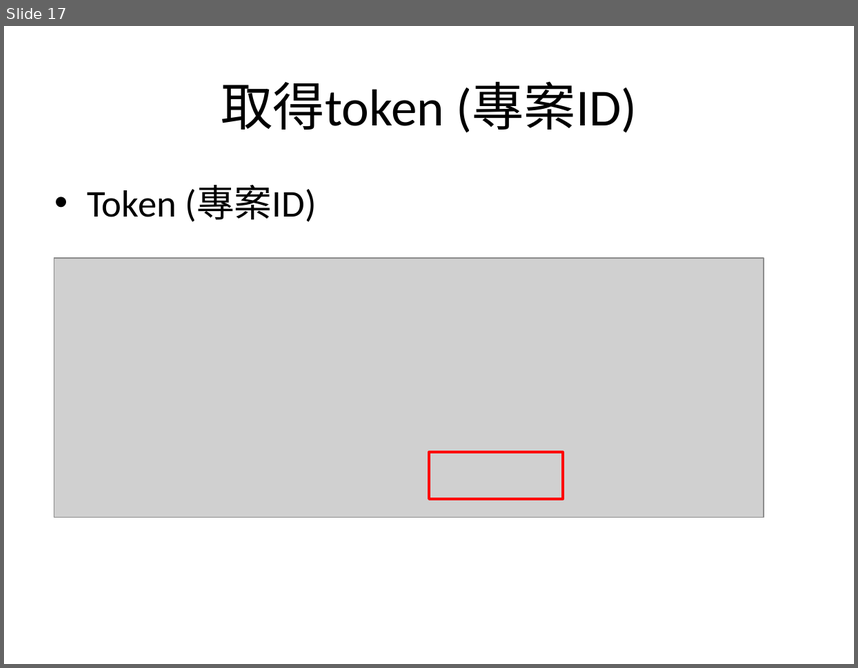
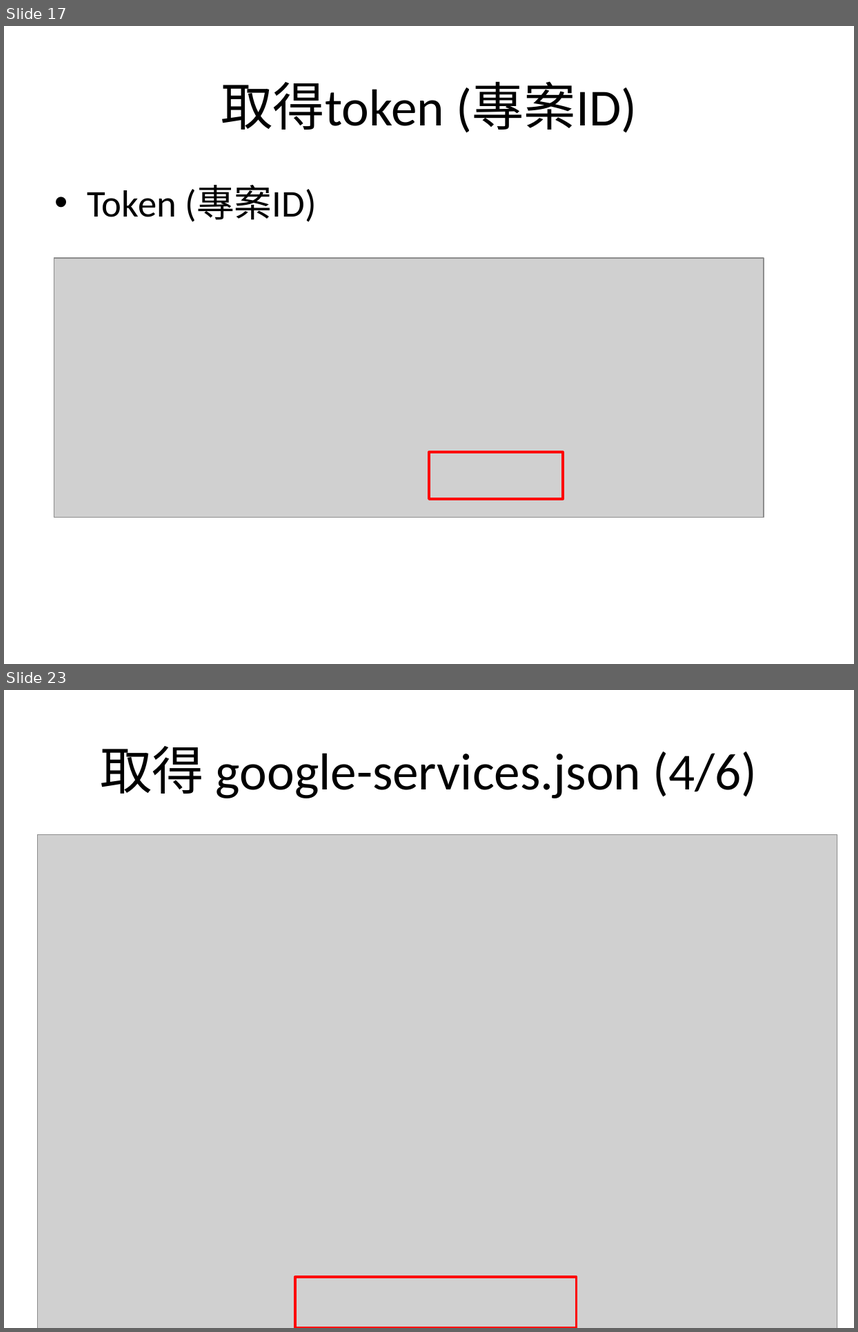
Before and after one commit to sonnyshih/AndroidDemoSample, a slide deck: CustomerUIDemo/GCM instruction.pptx. Shown one above the other, each under a label of ours: slide 17 before the commit, slides 17 and 23 after it; the slides between them are not shown. The pictures are 858x668 and 858x1332 pixels, drawn with LibreOffice and Linux fonts; fonts in the diff are those of the drawing; grey boxes stand for pictures. Boxes give left, top, right and bottom in pixels: in the first picture for what was removed or moved away, otherwise in the second. Text is boxed around its words. In the diff, an @@ line names an element or a change of style, - is before the commit and + after.

```diff
--- a/CustomerUIDemo/GCM instruction.pptx
+++ b/CustomerUIDemo/GCM instruction.pptx
@@ slide 23 added at [4,690,854,1328], background #FFFFFF @@
@@ title added at [100,746,757,798], 44 pt, text #000000 @@
+取得 google-services.json (4/6)
@@ picture added at [37,834,837,1328] @@
@@ rectangle added at [296,1276,577,1328], outline #FF0000 2 pt @@
```
Also in this commit, not shown: 2 slides changed, 5 other slides added, 2 slides removed, 15 other files.
